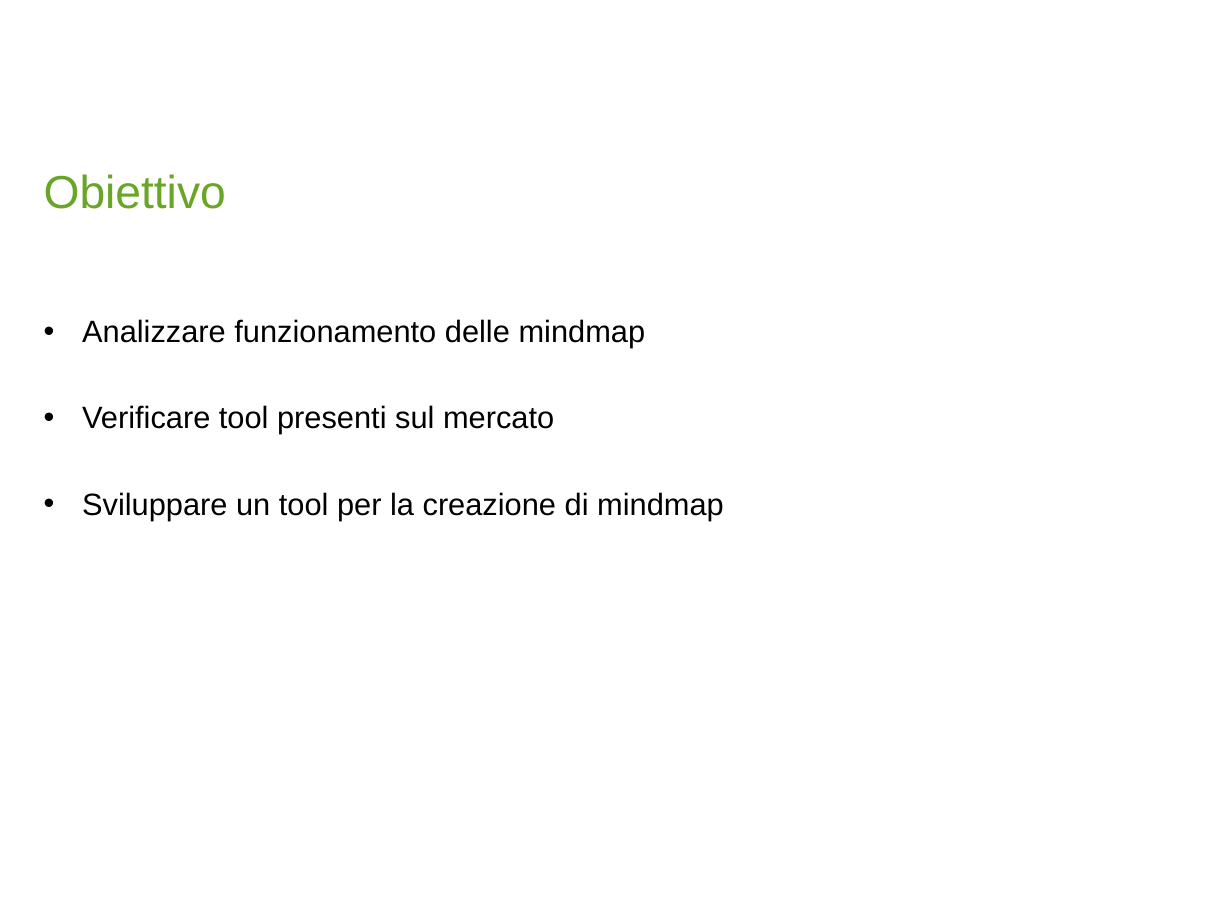
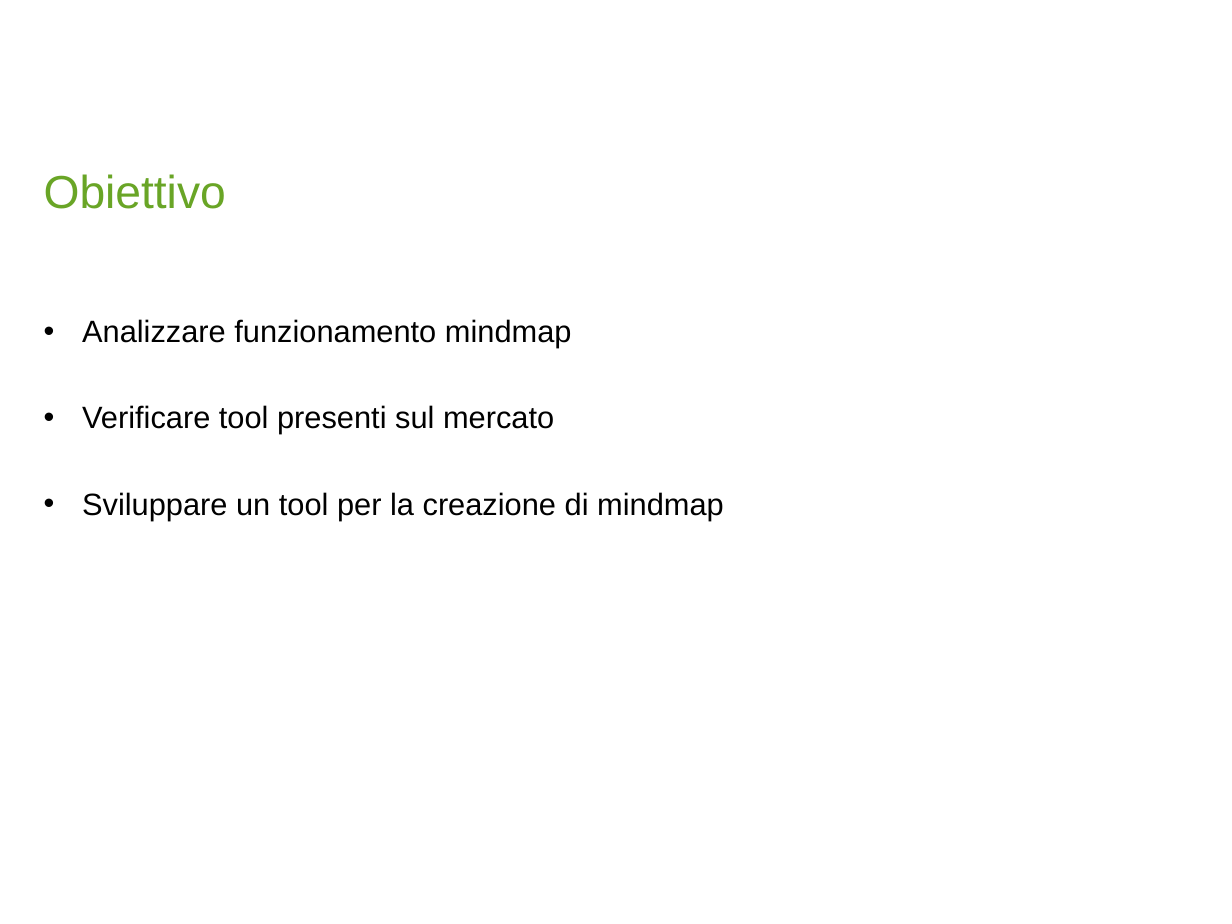
Before and after one commit to debonijonathan/ProgettoDiSemestre, a slide deck: slide 2 of presentazione/Presentazione_Progetti_di_Dipl.pptx. Drawn at 1232x924 pixels with LibreOffice and Linux fonts; fonts in the diff are those of the drawing; background and template pictures are left out. Boxes give left, top, right and bottom in pixels: in the first picture for what was removed or moved away, otherwise in the second. Text is boxed around its words. In the diff, an @@ line names an element or a change of style, - is before the commit and + after.

Commit message:
fix doc and presentation

```diff
--- a/presentazione/Presentazione_Progetti_di_Dipl.pptx
+++ b/presentazione/Presentazione_Progetti_di_Dipl.pptx
@@ text at [82,319,572,348]: text changed @@
-• Analizzare funzionamento delle mindmap
+• Analizzare funzionamento mindmap
```
Also in this commit, not shown: 2 other slides changed, 2 slides added, 1 slide removed, 3 other files.
